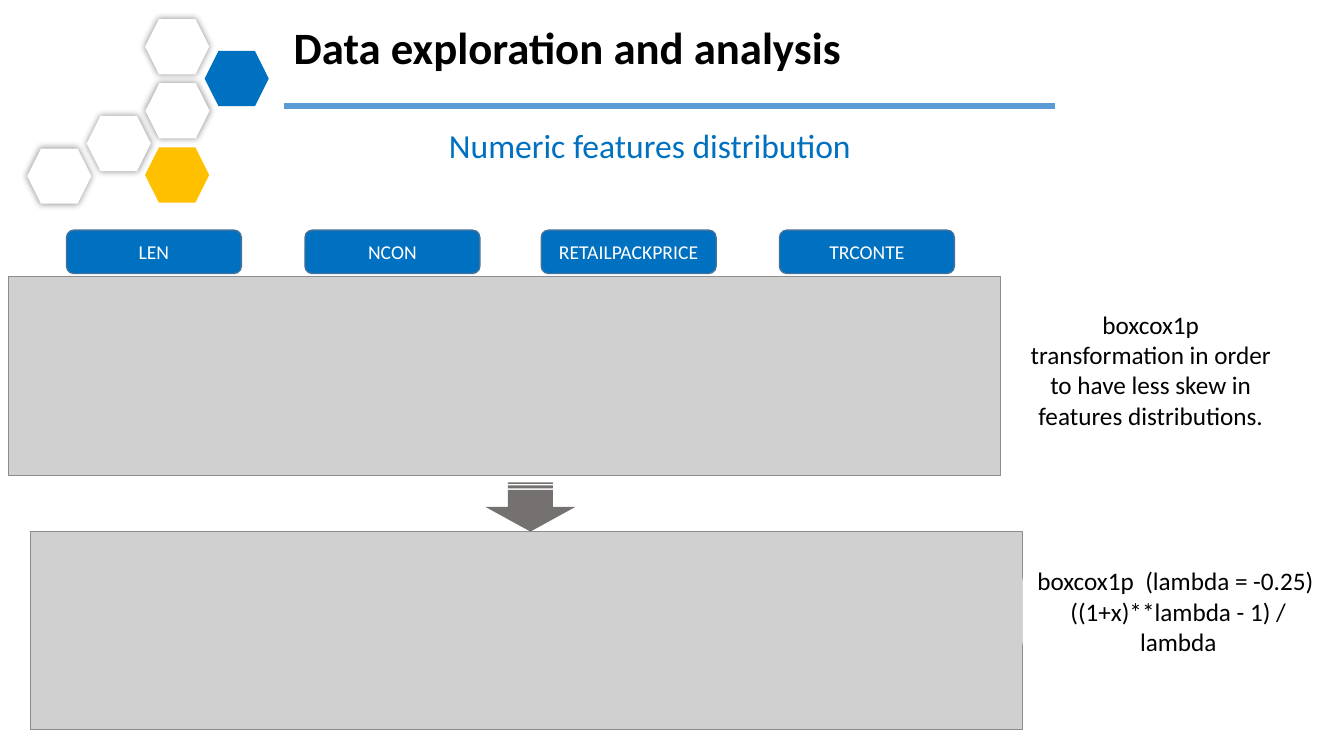
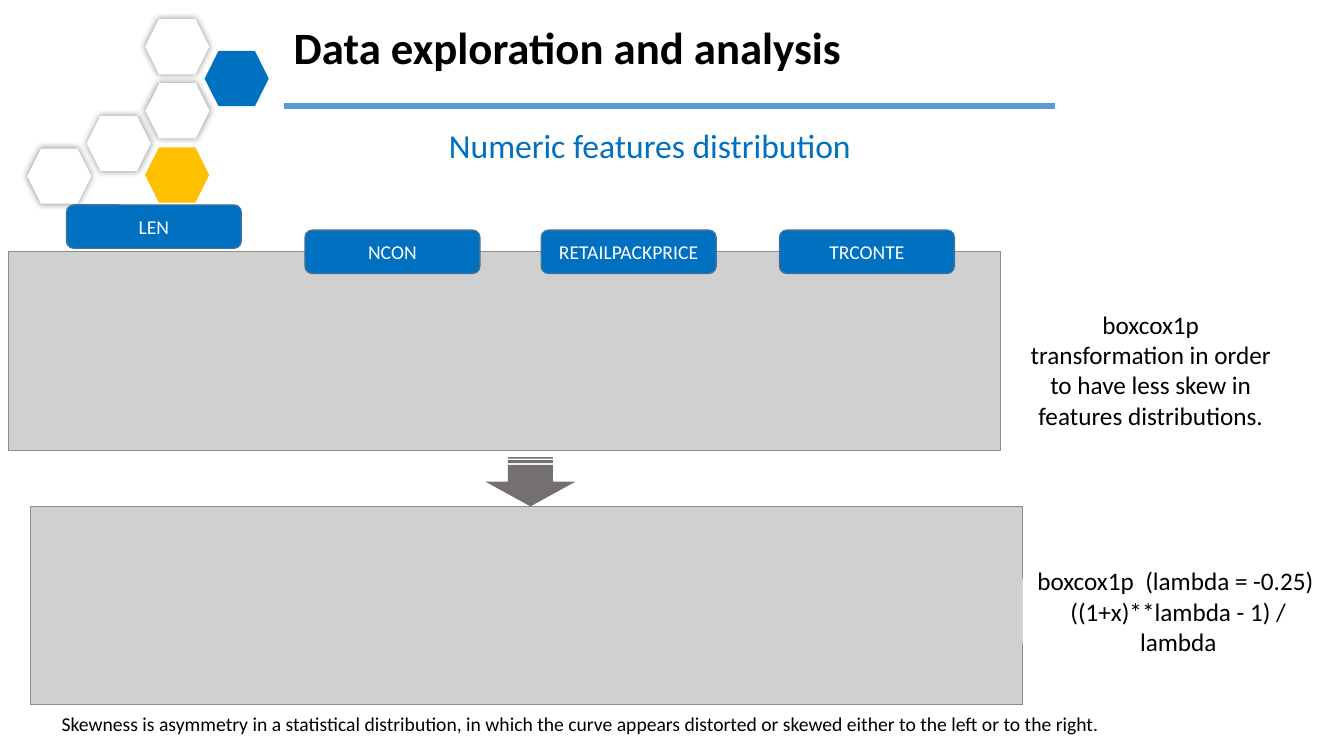
Before and after one commit to razmikmelikbekyan/market_share_prediction, a slide deck: slide 6 of PMI.pptx. Drawn at 1344x756 pixels with LibreOffice and Linux fonts; fonts in the diff are those of the drawing; grey boxes stand for pictures. Boxes give left, top, right and bottom in pixels: in the first picture for what was removed or moved away, otherwise in the second. Text is boxed around its words. In the diff, an @@ line names an element or a change of style, - is before the commit and + after.

```diff
--- a/PMI.pptx
+++ b/PMI.pptx
@@ hexagon at box(27, 148, 92, 204): proportions changed; mirrored; rotation 180 to 0 degrees @@
@@ hexagon at box(145, 147, 210, 203): proportions changed; mirrored; rotation 180 to 0 degrees @@
@@ outline #43739E 1 pt to #42719B 1 pt; proportions changed in 4 elements at box(306, 230, 480, 273), box(779, 230, 954, 273), box(541, 230, 716, 273), box(67, 205, 241, 248) @@
@@ 2 pictures, 1 rounded rectangle, 1 striped right arrow: place and size @@
-2 pictures, 1 rounded rectangle, 1 striped right arrow at box(9, 230, 1022, 730)
+2 pictures, 1 rounded rectangle, 1 striped right arrow at box(9, 205, 1022, 705)
@@ striped right arrow at box(486, 457, 576, 506): fill #767171 to #757070; proportions changed @@
@@ text added at box(62, 717, 1098, 735), 14 pt, text #000000 @@
+Skewness is asymmetry in a statistical distribution, in which the curve appears distorted or skewed either to the left or to the right.
```
Also in this commit, not shown: 18 other slides changed, 4 slides added, 1 other file.
